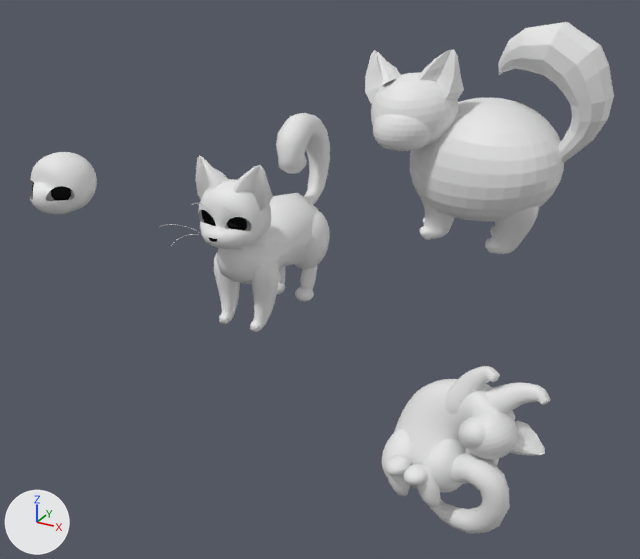
Before and after pictures for a commit that changed the Blender file my-lovely-cafe/ASSETS/3D/CatBase_FINAL.blend.
One viewpoint serves both versions: a camera (50 mm lens) standing at (10.12, -12.76, 7.43) and looking at (2.92, 0.33, 0.89). The axes (+X, +Y, +Z) are drawn at lower left. The lights are the same throughout. The picture after the commit comes second.
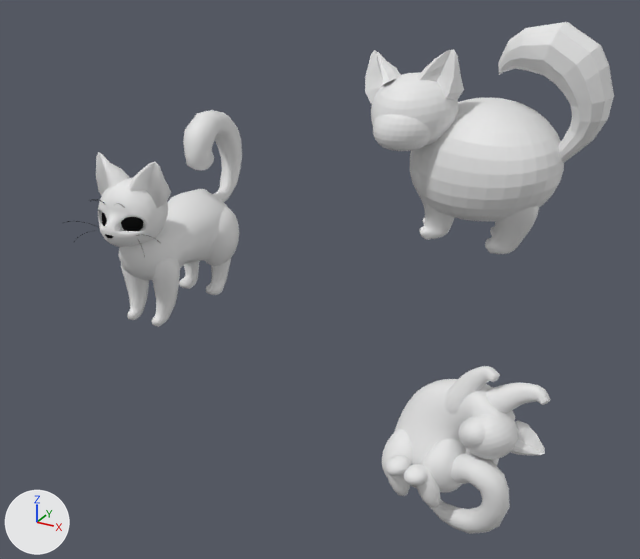
The change, as a list of edits to the scene's bpy script:
```text
Add mat_chest_fur:
    mat_chest_fur = principled_material('Chest Fur')
    mat_chest_fur.base_color = (0.8, 0.8, 0.8)  # white #e7e7e7
Add mat_cheek_fur:
    mat_cheek_fur = principled_material('Cheek Fur')
    mat_cheek_fur.base_color = (0.8, 0.8, 0.8)  # white #e7e7e7
Add mat_inner_ear_fur:
    mat_inner_ear_fur = principled_material('Inner Ear Fur')
    mat_inner_ear_fur.base_color = (0.8, 0.8, 0.8)  # white #e7e7e7
Change me_cylinder_013:
    used by ob_cat_base_merged_001; location = (1.66, 0.0, 0.0)
    remove me_cylinder_013.from_pydata(...)  # 2009 vertices, 2099 faces; spans x -0.77..0.79, y -1.16..2.81, z -0.13..3.51
    add me_cylinder_013.from_pydata(...)  # 766 vertices, 646 faces; spans x -0.68..0.56, y -1.2..0.13, z 1.63..2.77
    me_cylinder_013 part 1: 11 loose pieces with 1839 vertices, spanning x -0.74..0.79, y -1.16..2.81, z -0.13..3.51, are deleted
    me_cylinder_013 part 2: 170 vertices removed from x -0.77..0.68, y -0.78..1.98, z 0.61..3.18; 766 vertices added at x -0.68..0.56, y -1.2..0.13, z 1.63..2.77
    remove me_cylinder_013.materials.append(mat_black)
Change me_cat_base_merged_008:
    used by ob_cat_base_merged_008; location = (1.66, 0.0, 0.0)
    remove me_cat_base_merged_008.from_pydata(...)  # 452 vertices, 416 faces; spans x -1.19..1.08, y -1.29..-0.93, z 1.68..2.58
    add me_cat_base_merged_008.from_pydata(...)  # 222 vertices, 127 faces; spans x -0.66..0.48, y -1.19..-0.56, z 2.0..2.28
    me_cat_base_merged_008 part 3: 224 vertices removed from x -1.19..-0.28, y -1.29..-0.93, z 1.68..2.57; 114 vertices added at x -0.66..-0.23, y -1.19..-0.56, z 2.0..2.27
    other edits to the shape of me_cat_base_merged_008 do not show in these pictures
    add me_cat_base_merged_008.materials.append(mat_eyewhites)  # white #e7e7e7
Add me_plane_1:
    me_plane_1.from_pydata(...)  # 3315 vertices, 3296 faces; spans x -1.13..1.09, y -2.02..2.08, z -0.03..3.52
    me_plane_1.polygons.foreach_set('use_smooth', [True] * 3296)
    # faces by material slot: [2532, 570, 160, 8, 8, 18]
    me_plane_1.materials.append(mat_fur)  # its picture is missing
    me_plane_1.materials.append(mat_black)
    me_plane_1.materials.append(mat_eyewhites)  # white #e7e7e7
    me_plane_1.materials.append(mat_chest_fur)  # white #e7e7e7
    me_plane_1.materials.append(mat_inner_ear_fur)  # white #e7e7e7
    me_plane_1.materials.append(mat_cheek_fur)  # white #e7e7e7
Change ob_cat_base_merged_001:
    ob_cat_base_merged_001.location: (1.66, 0.0, 0.0) -> (-6.54, 0.0, 0.0)
    add ob_cat_base_merged_001.hide_set(True)
Change ob_cat_base_merged_003:
    add ob_cat_base_merged_003.hide_set(True)
Remove ob_plane:
    ob_plane = bpy.data.objects.new('Plane', me_plane)
    ob_plane.location = (1.64, -0.64, 2.18)
    ob_plane.rotation_euler = (1.571, 0.0, 0.0)  # degrees (90, 0, 0)
    ob_plane.scale = (1.52, 1.52, 1.52)
    _m = ob_plane.modifiers.new('Mirror', 'MIRROR')
    _m.use_clip = True
Change ob_cat_base_merged_006:
    add ob_cat_base_merged_006.hide_set(True)
Remove ob_plane_002:
    ob_plane_002 = bpy.data.objects.new('Plane.002', me_plane_003)
    ob_plane_002.location = (1.64, -0.64, 2.18)
    ob_plane_002.rotation_euler = (1.571, 0.0, 0.0)  # degrees (90, 0, 0)
    ob_plane_002.scale = (1.52, 1.52, 1.52)
    _m = ob_plane_002.modifiers.new('Mirror', 'MIRROR')
    _m.use_clip = True
Change ob_cat_base_merged_008:
    ob_cat_base_merged_008.location: (1.66, 0.0, 0.0) -> (-6.54, 0.0, 0.0)
    add ob_cat_base_merged_008.hide_set(True)
Add ob_catbase:
    ob_catbase = bpy.data.objects.new('CatBase', me_plane_1)
    ob_catbase.location = (0.0, 0.0, 0.0)
```

What differs and where, as boxes [x1, y1, x2, y2] in the pictures (640 x 559 px; the box of a moved part takes in the faces that stretch with it):
'CatBase', added: after [64, 110, 242, 327]
    faces in mat_fur (its picture is missing): [96, 110, 242, 327]
    faces in mat_chest_fur (white #e7e7e7): [118, 240, 160, 277]
    faces in mat_inner_ear_fur (white #e7e7e7): [96, 168, 161, 207]
    faces in mat_black: [64, 199, 160, 257]
'Cat Base Merged.001', hidden: before [196, 113, 330, 332]
'Plane', deleted: before [198, 179, 271, 249]
'Cat Base Merged.003', hidden: before [29, 152, 97, 214]
'Plane.002', deleted: before [201, 210, 247, 231]
'Cat Base Merged.006', hidden: before [32, 182, 71, 201]
'Cat Base Merged.008', hidden: before [159, 203, 265, 260]
part 1 of me_cylinder_013, deleted: before [209, 113, 330, 332]
part 2 of me_cylinder_013, cut back: before [196, 155, 318, 284]
part 3 of me_cat_base_merged_008, moved or reshaped (not visible afterwards): before [159, 203, 205, 246]
